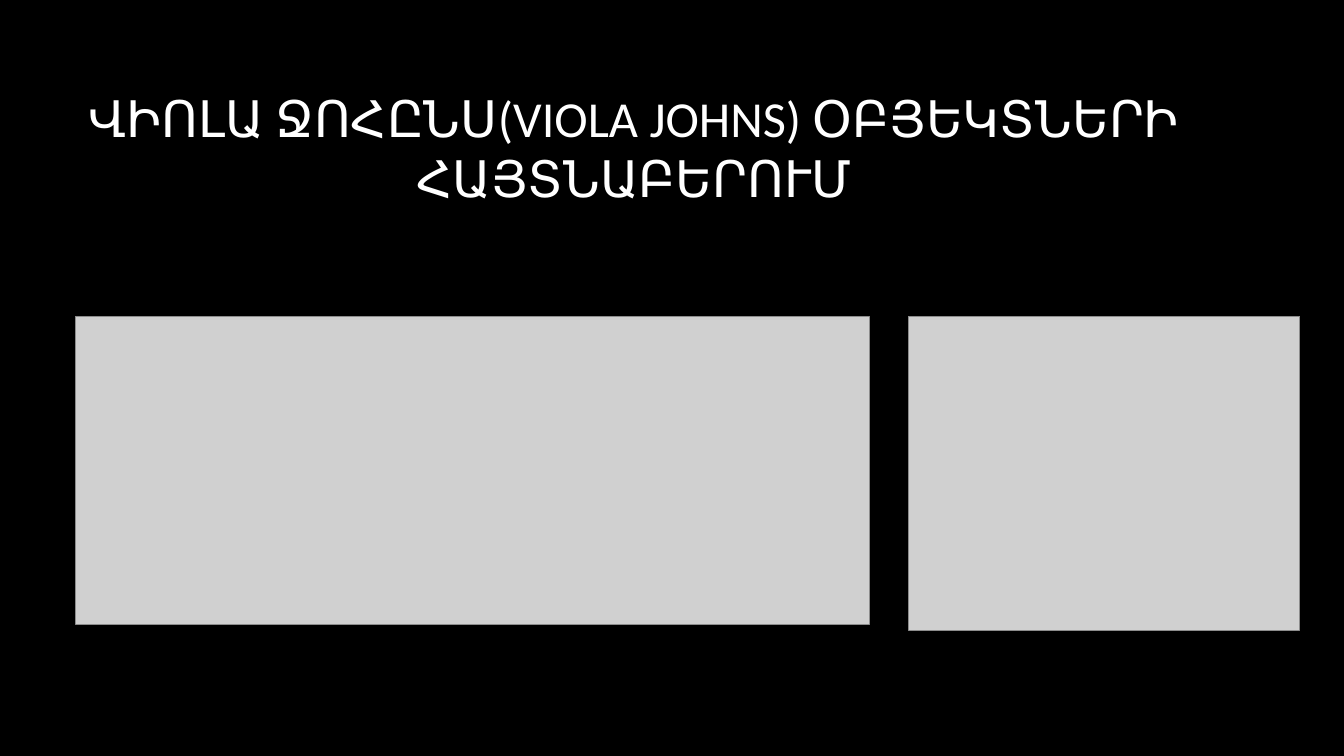
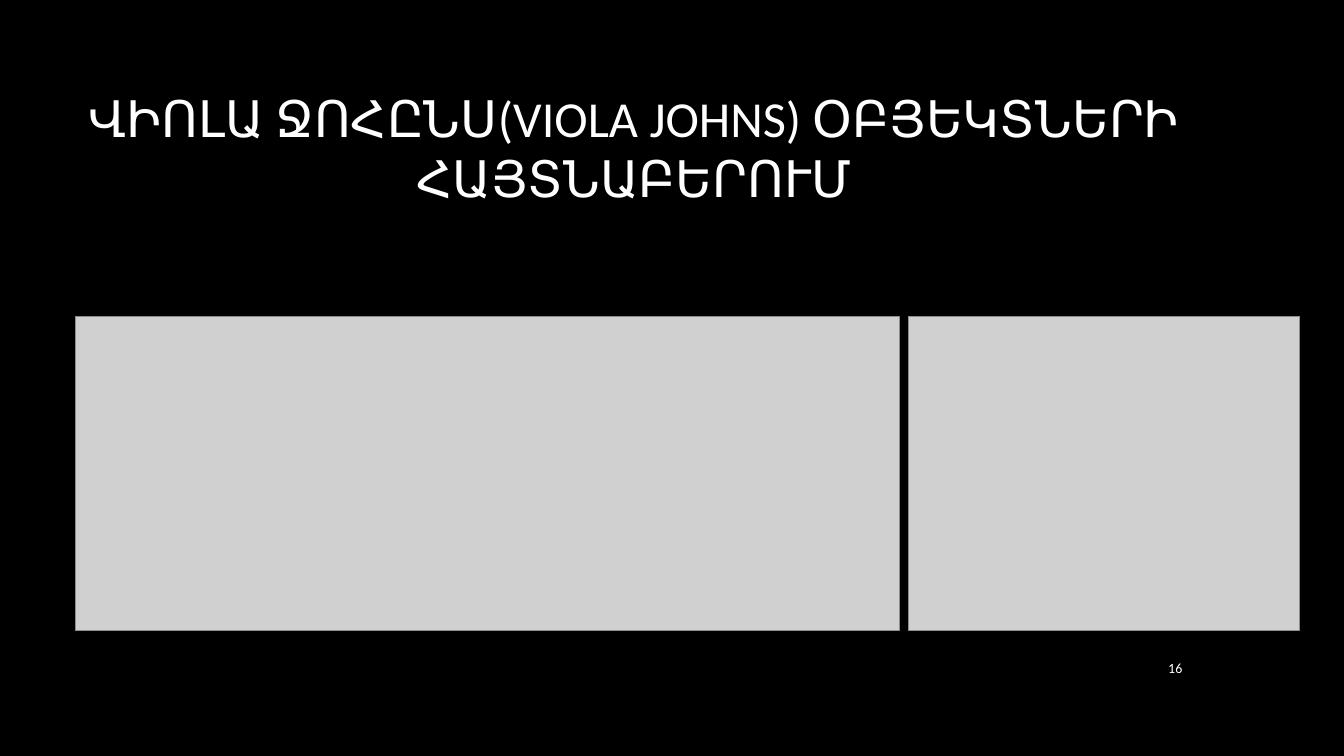
Before and after one commit to CGevorg/OpenKrypton, a slide deck: slide 16 of presentation/Presentation.pptx. Drawn at 1344x756 pixels with LibreOffice and Linux fonts; fonts in the diff are those of the drawing; grey boxes stand for pictures; background and template pictures are left out. Boxes give left, top, right and bottom in pixels: in the first picture for what was removed or moved away, otherwise in the second. Text is boxed around its words. In the diff, an @@ line names an element or a change of style, - is before the commit and + after.

```diff
--- a/presentation/Presentation.pptx
+++ b/presentation/Presentation.pptx
@@ picture: place and size @@
-picture at (76, 317, 870, 625)
+picture at (76, 317, 899, 630)
@@ page number added at (1168, 663, 1182, 673), 10 pt, text #FFFFFF @@
+16
```
Also in this commit, not shown: 15 other slides changed, 2 slides added, 1 slide removed.
